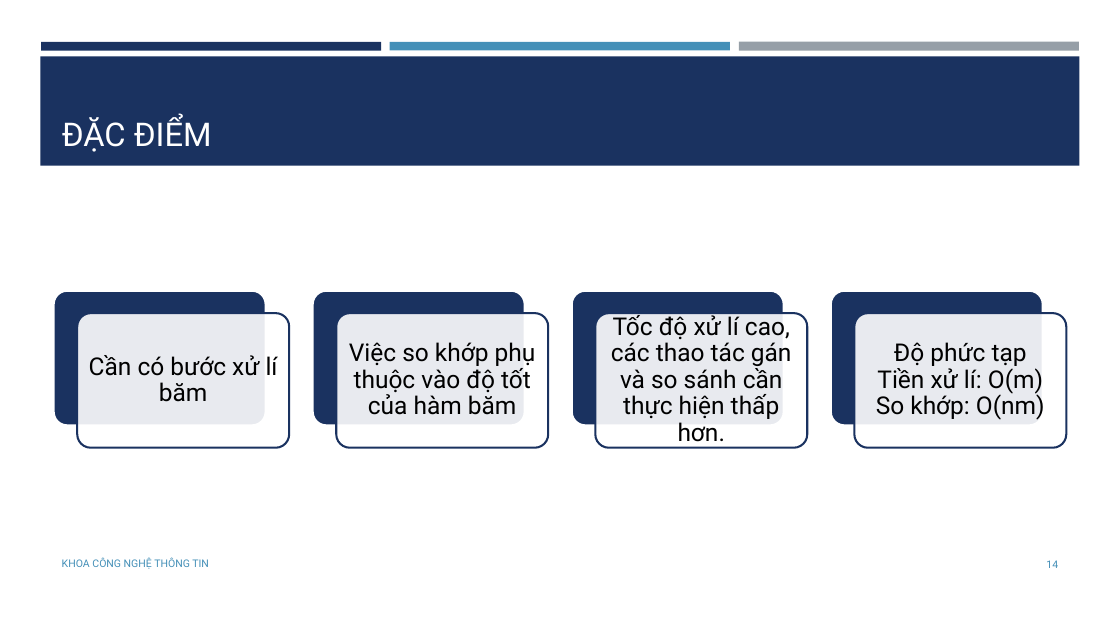
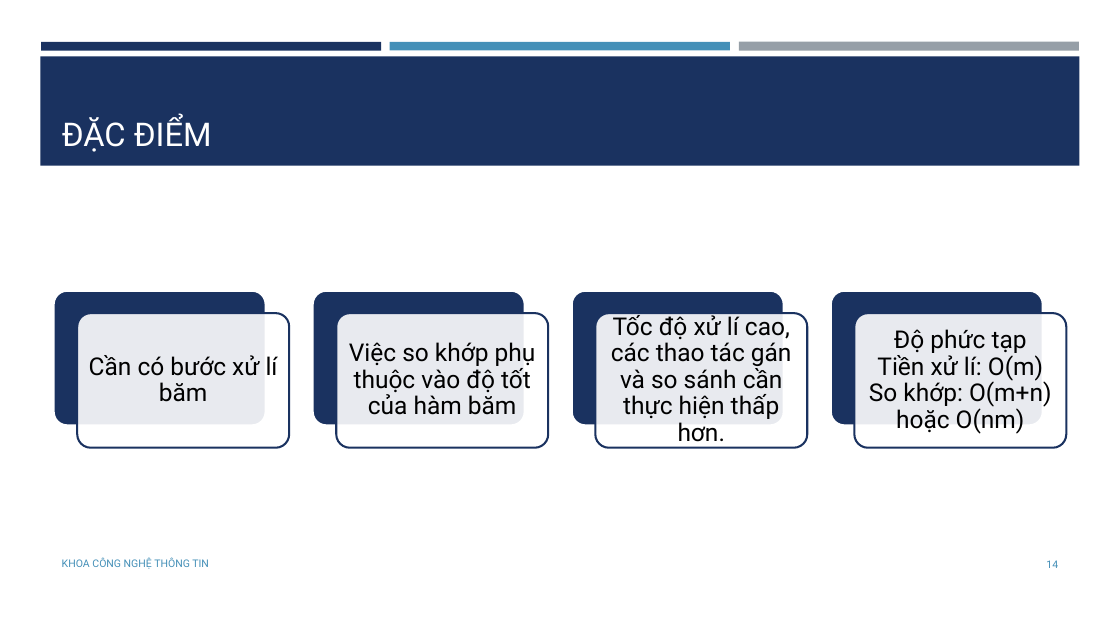
Before and after one commit to phucthuan1st/StringMatchingAlgorithms, a slide deck: slide 14 of Report/STRING MATCHING ALGORITHMS.pptx. Drawn at 1120x630 pixels with LibreOffice and Linux fonts; fonts in the diff are those of the drawing. Boxes give left, top, right and bottom in pixels: in the first picture for what was removed or moved away, otherwise in the second. Text is boxed around its words. In the diff, an @@ line names an element or a change of style, - is before the commit and + after.

```diff
--- a/Report/STRING MATCHING ALGORITHMS.pptx
+++ b/Report/STRING MATCHING ALGORITHMS.pptx
@@ text at (869, 329, 1052, 433): text changed @@
-Độ phức tạp
-Tiền xử lí: O(m)
-So khớp: O(nm)
+Độ phức tạp
+Tiền xử lí: O(m)
+So khớp: O(m+n) hoặc O(nm)
```
Also in this commit, not shown: 1 other slide changed, 17 other files.
